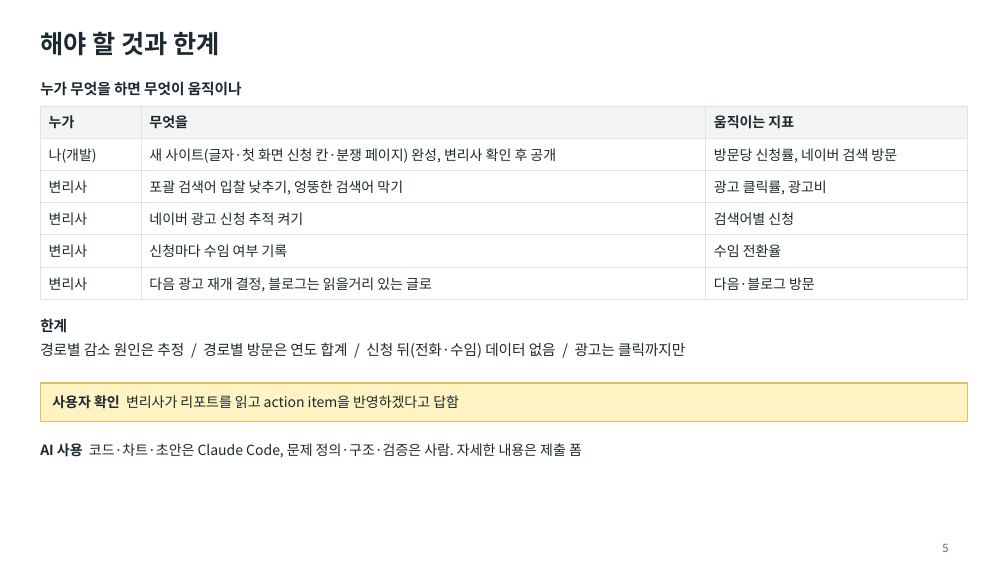
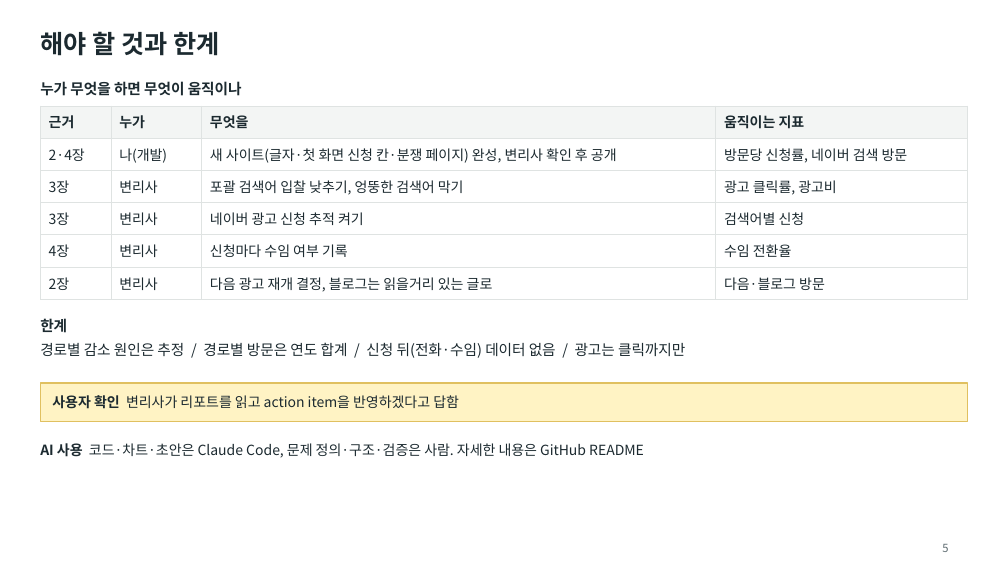
Before and after one commit to mindain/patent-landing-analysis, a slide deck: slide 5 of slides.pptx. Drawn at 1008x567 pixels with LibreOffice and Linux fonts; fonts in the diff are those of the drawing. Boxes give left, top, right and bottom in pixels: in the first picture for what was removed or moved away, otherwise in the second. Text is boxed around its words. In the diff, an @@ line names an element or a change of style, - is before the commit and + after.

```diff
--- a/slides.pptx
+++ b/slides.pptx
@@ table at (x1=40, y1=106, x2=968, y2=296) @@
+column 1: 근거 | 2·4장 | 3장 | 3장 | 4장 | 2장
@@ text at (x1=40, y1=443, x2=644, y2=458): text changed @@
-AI 사용 코드·차트·초안은 Claude Code, 문제 정의·구조·검증은 사람. 자세한 내용은 제출 폼
+AI 사용 코드·차트·초안은 Claude Code, 문제 정의·구조·검증은 사람. 자세한 내용은 GitHub README
```
Also in this commit, not shown: 3 other slides changed, 6 other files.
